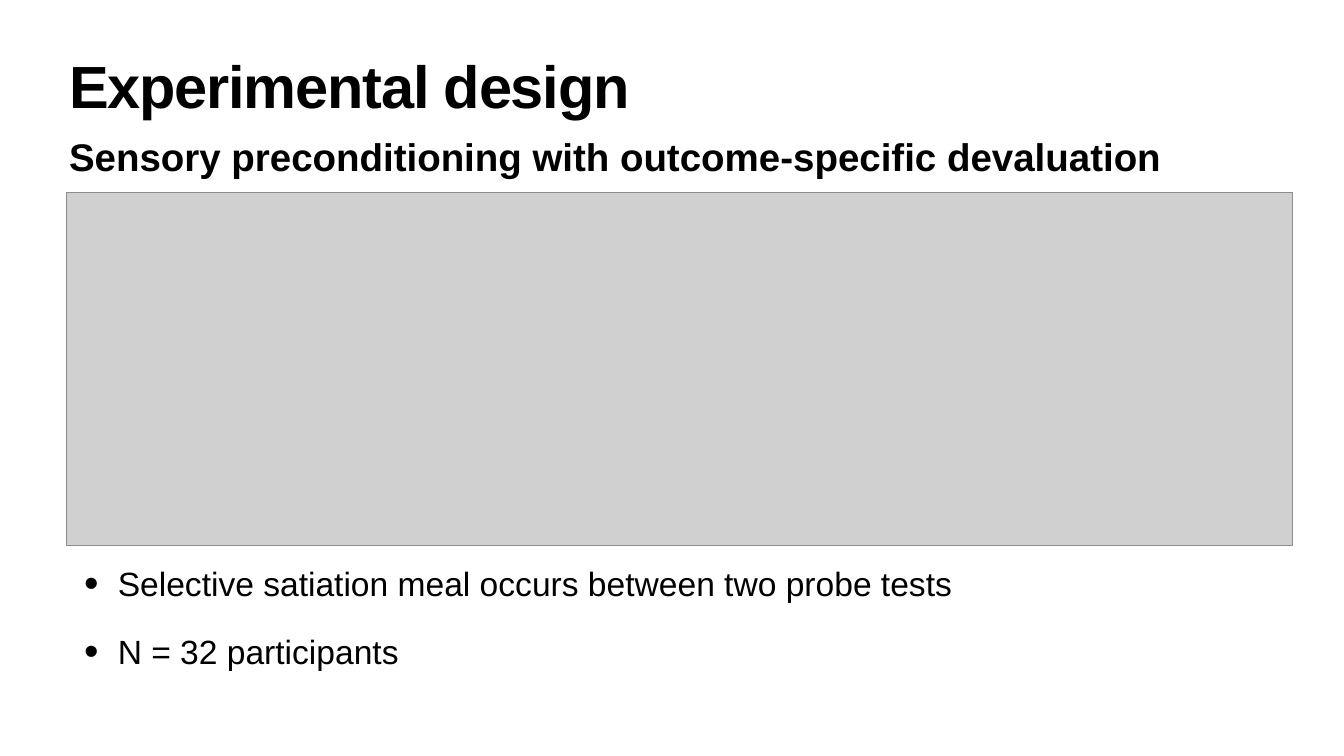
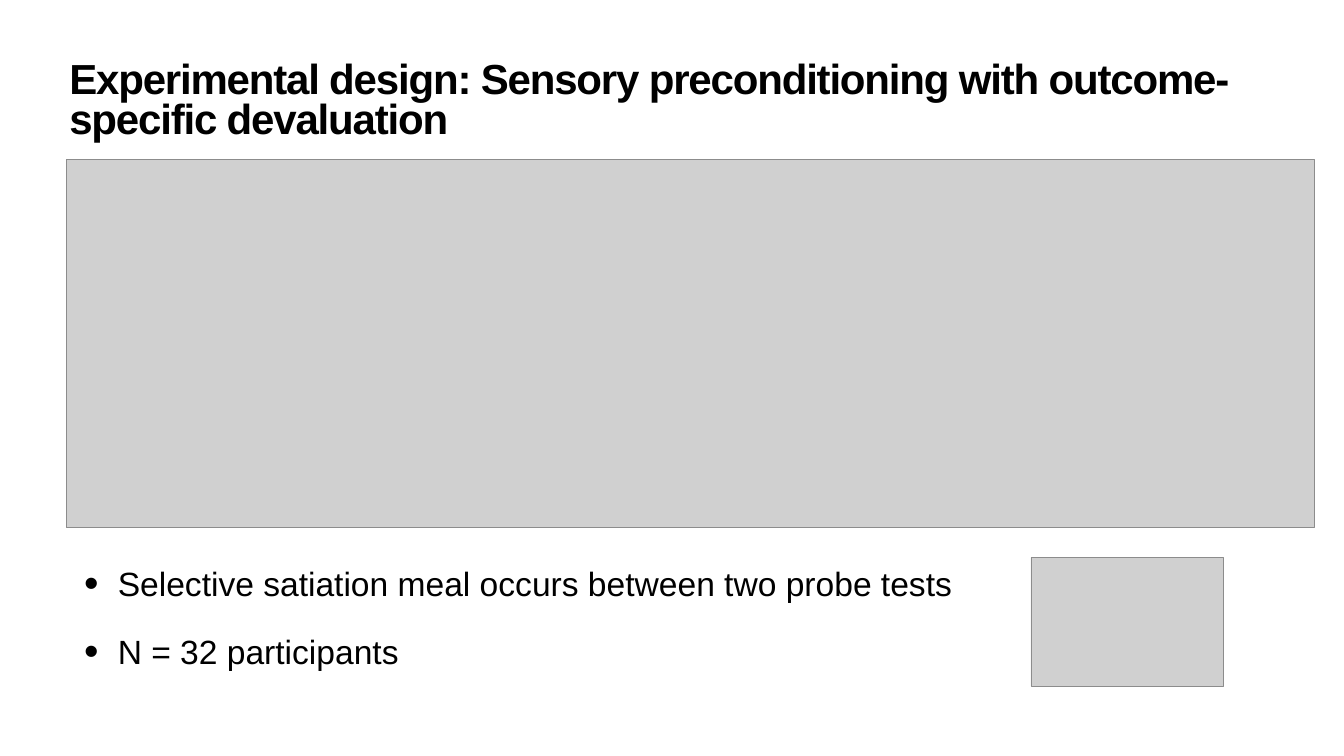
Before and after one commit to QingfangLiu/project-spcd, a slide deck: slide 9 of docs/Progress_branch_meeting.pptx. Drawn at 1344x756 pixels with LibreOffice and Linux fonts; fonts in the diff are those of the drawing; grey boxes stand for pictures. Boxes give left, top, right and bottom in pixels: in the first picture for what was removed or moved away, otherwise in the second. Text is boxed around its words. In the diff, an @@ line names an element or a change of style, - is before the commit and + after.

Commit message:
add png format for figure output and update branch meeting slides

```diff
--- a/docs/Progress_branch_meeting.pptx
+++ b/docs/Progress_branch_meeting.pptx
@@ title at (69, 63, 1230, 143): text changed; size 85 to 60 pt @@
-Experimental design
+Experimental design: Sensory preconditioning with outcome-specific devaluation
@@ text removed at (69, 143, 1161, 179) @@
-Sensory preconditioning with outcome-specific devaluation
@@ picture: place and size @@
-picture at (67, 193, 1292, 545)
+picture at (67, 159, 1314, 528)
@@ picture added at (1031, 558, 1223, 686) @@
```
Also in this commit, not shown: 15 other slides changed, 1 slide added, 1 slide removed, 2 other files.
